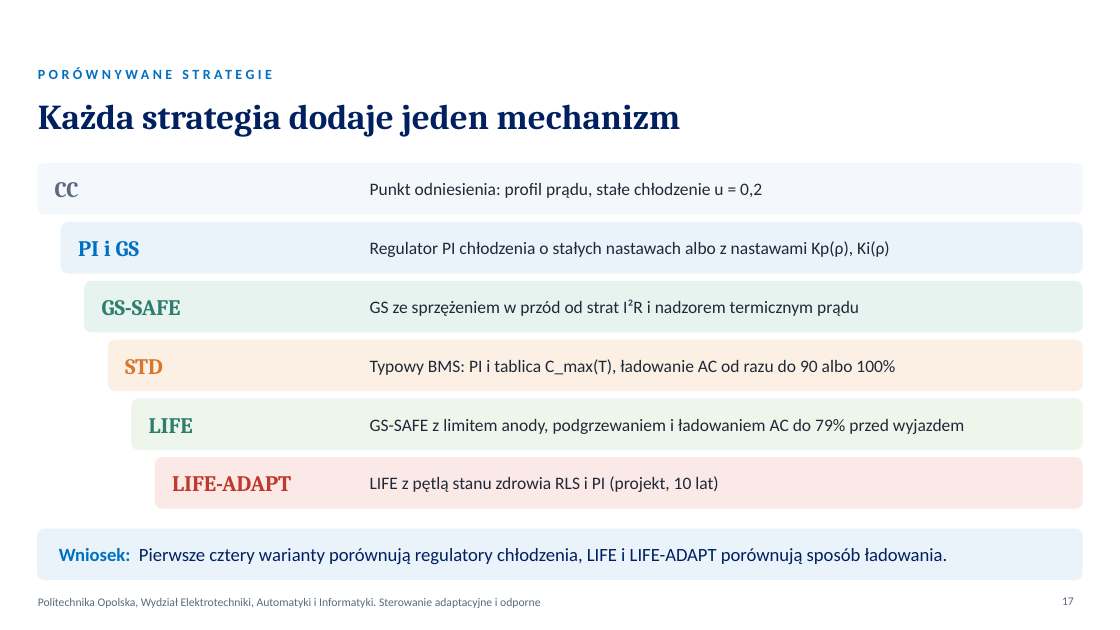
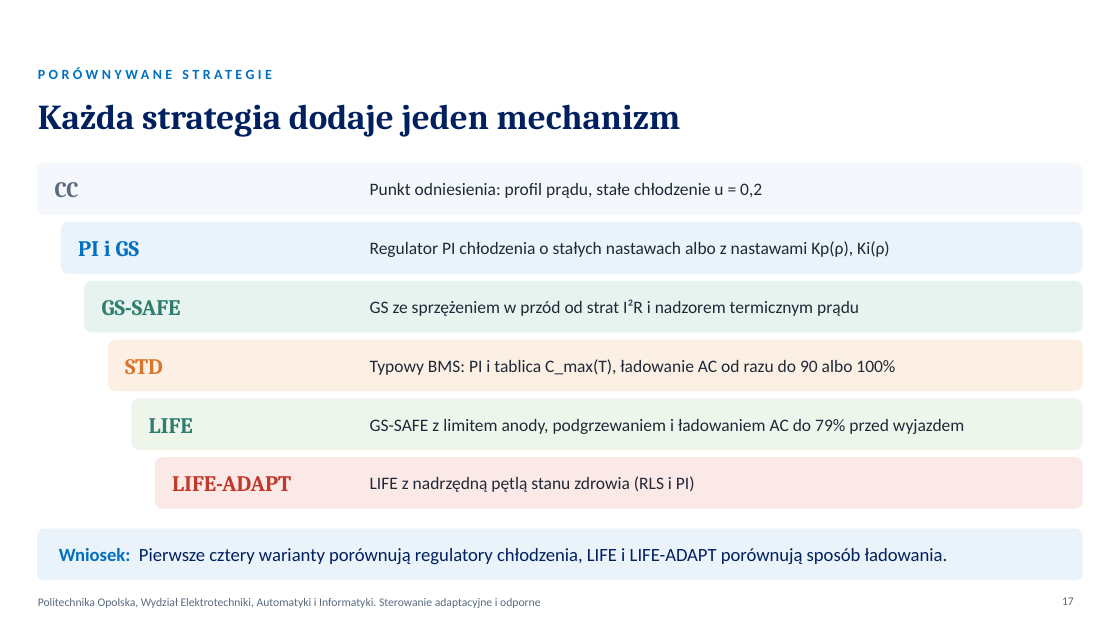
Before and after one commit to KarolFabianek/Adaptive-and-robust-control, a slide deck: slide 17 of Prezentacja/BTMS_WYKLAD_FABIANEK_FORTUNA.pptx. Drawn at 1120x630 pixels with LibreOffice and Linux fonts; fonts in the diff are those of the drawing; background and template pictures are left out. Boxes give left, top, right and bottom in pixels: in the first picture for what was removed or moved away, otherwise in the second. Text is boxed around its words. In the diff, an @@ line names an element or a change of style, - is before the commit and + after.

```diff
--- a/Prezentacja/BTMS_WYKLAD_FABIANEK_FORTUNA.pptx
+++ b/Prezentacja/BTMS_WYKLAD_FABIANEK_FORTUNA.pptx
@@ text at <box>370,476,695,492</box>: text changed @@
-LIFE z pętlą stanu zdrowia RLS i PI (projekt, 10 lat)
+LIFE z nadrzędną pętlą stanu zdrowia (RLS i PI)
```
Also in this commit, not shown: 7 other slides changed, 15 other files.
